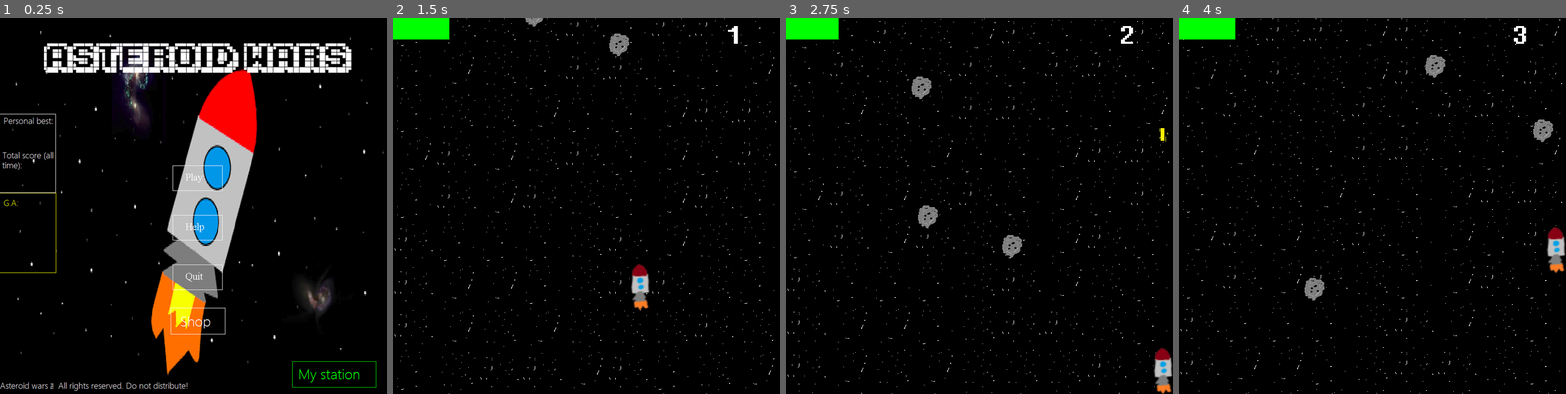
Above: before the commit, frames 1-4 (left to right).
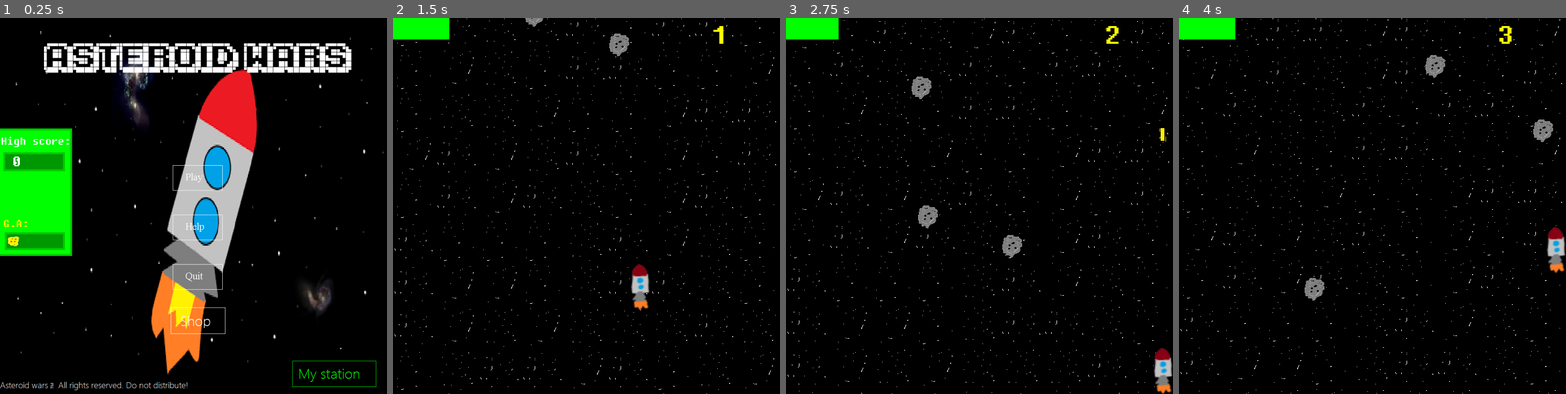
Above: after the commit, the same moments.

Repository: muhdsalm/AsteroidWars2.0
Game: Godot game, scene res://Scenes/Main Menu.tscn
The game is run twice, just before and just after one commit, with the same random seed, the same clock (stepped at 60 frames per second) and the same inputs.
Inputs (mouse positions are in pixels of both pictures, inside the frame that each line leads up to):
- Up to frame 1 (0.25 s): no input
- Up to frame 2 (1.5 s): click (590, 179) at 0.5 s; hold Right (Right) from 1.28 s (still down); hold R from 1.28 s (still down)
- Up to frame 3 (2.75 s): release Right (Right) at 2.03 s; release R at 2.03 s; hold Down (Down) from 2.03 s (still down); tap Space (Fire) at 2.1 s; tap R at 2.3 s
- Up to frame 4 (4 s): release Down (Down) at 2.78 s; hold Right (Right) 2.78-3.53 s; hold R 2.78-3.53 s; hold Up (Up) from 3.53 s (still down); tap R at 3.6 s

The runs differ from the first frame. In frame 1, 12% of the frame differs, in the area x 0-100%, y 3-100%; in frame 2, 0.1%; in frame 3, 0.2%; in frame 4, 0.2%.

Commit message:
Added Jupiter
> Toggleable FPS
> Added game Icon (for windows)
> Added start screen (prev. godot start screen)
> Added Jupiter
> Enhanced counting code (for game over)
> Some Bug Fixes

> Added settings screen to pause
> Added high score to main menu

Diff:
--- a/V4/Assets/Asteroid.gd
+++ b/V4/Assets/Asteroid.gd
@@ -5,12 +5,9 @@
 # var a = 2
 # var b = "text"
 var collision
-var speed = 300
 
 # Called when the node enters the scene tree for the first time.
 func _ready():
-
-	speed += int(PointSystem.points / 100) * 100
 	PointSystem.spawnDelay = 1000 - int(PointSystem.points / 100)
 
 
@@ -19,7 +16,7 @@
 #	pass
 
 func _physics_process(delta):
-	move_and_slide(Vector2.DOWN * speed)
+	move_and_slide(Vector2.DOWN * PointSystem.asteroidSpeed)
 
 
 	if position.y > 700:
--- a/V4/Assets/Default Rocket.gd
+++ b/V4/Assets/Default Rocket.gd
@@ -57,4 +57,5 @@
 
 func _on_Area2D_body_entered(body):
 
+	MusicAutoLoad.StopMusic()
 	get_tree().change_scene("res://Scenes/GameOver.tscn")
--- a/V4/Assets/Default Rocket.tscn
+++ b/V4/Assets/Default Rocket.tscn
@@ -18,6 +18,7 @@
 
 [node name="Area2D" type="Area2D" parent="."]
 pause_mode = 2
+scale = Vector2( 1.01, 1.01 )
 collision_layer = 4
 collision_mask = 4
 
--- /dev/null
+++ b/V4/Assets/Jupiter.gd
@@ -0,0 +1,48 @@
+extends KinematicBody2D
+
+
+# Declare member variables here. Examples:
+# var a = 2
+# var b = "text"
+var life = 20
+
+
+# Called when the node enters the scene tree for the first time.
+func _ready():
+	pass # Replace with function body.
+
+
+# Called every frame. 'delta' is the elapsed time since the previous frame.
+func _physics_process(delta):
+	move_and_slide(Vector2.DOWN * 10)
+	$LifeBar.position.y -= 0.15
+	if life == 20:
+		$LifeBar.texture = load("res://res/bosses/boss health bars/jupiter/jupiter.health.100%.png")
+	elif life > 17:
+		$LifeBar.texture = load("res://res/bosses/boss health bars/jupiter/jupiter.health.85%.png")
+	elif life > 15:
+		$LifeBar.texture = load("res://res/bosses/boss health bars/jupiter/jupiter.health.75%.png")
+	elif life > 12:
+		$LifeBar.texture = load("res://res/bosses/boss health bars/jupiter/jupiter.health.60%.png")
+	elif life > 10:
+		$LifeBar.texture = load("res://res/bosses/boss health bars/jupiter/jupiter.health.50%.png")
+	elif life > 6:
+		$LifeBar.texture = load("res://res/bosses/boss health bars/jupiter/jupiter.health.30%.png")
+	elif life > 5:
+		$LifeBar.texture = load("res://res/bosses/boss health bars/jupiter/jupiter.health.25%.png")
+	elif life > 2:
+		$LifeBar.texture = load("res://res/bosses/boss health bars/jupiter/jupiter.health.10%.png")
+
+
+	if life <= 0:
+		PointSystem.bossIsOnTheScene = false
+		print("me dead xD")
+		MusicAutoLoad.StartAfterJupiterMusic()
+		queue_free()
+
+
+func _on_Area2D_body_entered(body):
+	life -= 1
+	PointSystem.points += 15
+	print("Life minused")
+	print(life)
--- /dev/null
+++ b/V4/Assets/Jupiter.tscn
@@ -0,0 +1,47 @@
+[gd_scene load_steps=5 format=2]
+
+[ext_resource path="res://res/bosses/jupiter_boss.png" type="Texture" id=1]
+[ext_resource path="res://Assets/Jupiter.gd" type="Script" id=2]
+[ext_resource path="res://res/bosses/boss health bars/jupiter/jupiter.health.100%.png" type="Texture" id=3]
+
+[sub_resource type="CircleShape2D" id=1]
+radius = 96.1301
+
+[node name="Jupiter" type="KinematicBody2D"]
+collision_layer = 4
+collision_mask = 4
+script = ExtResource( 2 )
+
+[node name="Sprite" type="Sprite" parent="."]
+position = Vector2( 360, -250 )
+scale = Vector2( 3, 3 )
+z_index = 1
+texture = ExtResource( 1 )
+
+[node name="CollisionShape2D" type="CollisionShape2D" parent="."]
+position = Vector2( 344, -277 )
+scale = Vector2( 3.01, 3.01 )
+shape = SubResource( 1 )
+
+[node name="DamageIdentifier" type="ColorRect" parent="."]
+margin_left = 61.0
+margin_top = -554.0
+margin_right = 634.0
+margin_bottom = -2.0
+color = Color( 1, 0, 0, 0 )
+
+[node name="Area2D" type="Area2D" parent="."]
+collision_layer = 2
+collision_mask = 2
+
+[node name="CollisionShape2D" type="CollisionShape2D" parent="Area2D"]
+position = Vector2( 344, -277 )
+scale = Vector2( 3, 3 )
+shape = SubResource( 1 )
+
+[node name="LifeBar" type="Sprite" parent="."]
+position = Vector2( 356, 620 )
+z_index = 1
+texture = ExtResource( 3 )
+
+[connection signal="body_entered" from="Area2D" to="." method="_on_Area2D_body_entered"]
--- a/V4/AutoLoads/MusicAutoLoad.gd
+++ b/V4/AutoLoads/MusicAutoLoad.gd
@@ -9,6 +9,9 @@
 var music_volume = 0
 var sound = true
 
+var in_game_music_before_jupiter_dies = load("res://res/sound/in-game.music.before-jupiter-boss-fight.ogg")
+var MusicIsRunning = false
+
 # Called when the node enters the scene tree for the first time.
 func _ready():
 	pass # Replace with function body.
@@ -16,11 +19,11 @@
 
 # Called every frame. 'delta' is the elapsed time since the previous frame.
 func _process(delta):
-	print(sound)
 	$MenuMusic.volume_db = music_volume
+	$JukeBox.volume_db = MusicAutoLoad.music_volume
 	if music_volume == -35:
 		$MenuMusic.volume_db = -100
-	print($MenuMusic.volume_db)
+
 
 func StartMusic():
 	$MenuMusic.stream = menu_music
@@ -28,6 +31,9 @@
 	menu_music_playing = true
 func StopMusic():
 	$MenuMusic.stop()
+	$JukeBox.pause_mode =Node.PAUSE_MODE_STOP
+func PlayMusic():
+	$JukeBox.pause_mode = Node.PAUSE_MODE_PROCESS
 	menu_music_playing = false
 func keep_music_looping():
 	if $MenuMusic.playing == false:
@@ -36,3 +42,14 @@
 func Click():
 	if sound:
 		$Click.play()
+func StartInGameMusic():
+	MusicIsRunning = false
+	$JukeBox.stop()
+	if !MusicIsRunning:
+		$JukeBox.stream = in_game_music_before_jupiter_dies
+		$JukeBox.play()
+		MusicIsRunning = true
+func StartAfterJupiterMusic():
+	$JukeBox.stop()
+	$JukeBox.stream = load("res://res/sound/AFTER boss fight music/in-game.boss-fight.after-jupiter.music.mp3")
+	$JukeBox.play()
--- a/V4/AutoLoads/MusicAutoLoad.tscn
+++ b/V4/AutoLoads/MusicAutoLoad.tscn
@@ -10,3 +10,5 @@
 
 [node name="Click" type="AudioStreamPlayer" parent="."]
 stream = ExtResource( 2 )
+
+[node name="JukeBox" type="AudioStreamPlayer" parent="."]
--- /dev/null
+++ b/V4/AutoLoads/PerformanceMonitor.gd
@@ -0,0 +1,22 @@
+extends Control
+
+
+# Declare member variables here. Examples:
+# var a = 2
+# var b = "text"
+var FPSShown = false
+
+
+# Called when the node enters the scene tree for the first time.
+func _ready():
+	pass # Replace with function body.
+
+
+# Called every frame. 'delta' is the elapsed time since the previous frame.
+func _process(delta):
+	$Node2D/FPS.text = String(Engine.get_frames_per_second())
+
+	if FPSShown:
+		$Node2D/FPS.visible = true
+	elif !FPSShown:
+		$Node2D/FPS.visible = false
--- /dev/null
+++ b/V4/AutoLoads/PerformanceMonitor.tscn
@@ -0,0 +1,24 @@
+[gd_scene load_steps=4 format=2]
+
+[ext_resource path="res://res/fonts/fixedsys.ttf" type="DynamicFontData" id=1]
+[ext_resource path="res://AutoLoads/PerformanceMonitor.gd" type="Script" id=2]
+
+[sub_resource type="DynamicFont" id=1]
+size = 32
+font_data = ExtResource( 1 )
+
+[node name="PerformanceMonitor" type="Control"]
+anchor_right = 1.0
+anchor_bottom = 1.0
+script = ExtResource( 2 )
+
+[node name="Node2D" type="Node2D" parent="."]
+z_index = 10
+
+[node name="FPS" type="Label" parent="Node2D"]
+margin_left = 661.0
+margin_top = 656.0
+margin_right = 701.0
+margin_bottom = 688.0
+custom_fonts/font = SubResource( 1 )
+text = "0"
--- a/V4/AutoLoads/PointSystem.gd
+++ b/V4/AutoLoads/PointSystem.gd
@@ -9,6 +9,9 @@
 var spawnDelay = 1000
 var bestScore = 0
 var asteroidsDefeated = 0
+var bossIsOnTheScene = false
+var asteroidSpeed = 300
+var asteroidIncrementer = 1
 
 # Called when the node enters the scene tree for the first time.
 func _ready():
@@ -16,5 +19,13 @@
 
 
 # Called every frame. 'delta' is the elapsed time since the previous frame.
-#func _process(delta):
-#	pass
+func _process(delta):
+	if (points - 300) / asteroidIncrementer >= 100:
+		asteroidSpeed += 100
+		asteroidIncrementer += 1
+		#print(asteroidIncrementer)
+	print(asteroidSpeed)
+func resetSpeed():
+	asteroidSpeed = 300
+	asteroidIncrementer = 1
+	print("reset")
--- a/V4/Scenes/GameOver.gd
+++ b/V4/Scenes/GameOver.gd
@@ -7,6 +7,7 @@
 var tempCurrentScore = 0
 var tempCurrentBestScore = 0
 var tempCurrentAsteroidsDefeated = 0
+var pointsleft = 0
 
 
 # Called when the node enters the scene tree for the first time.
@@ -15,6 +16,8 @@
 	if MusicAutoLoad.sound:
 		$CrashSound.play()
 
+	MusicAutoLoad.StopMusic()
+
 	if PointSystem.points > PointSystem.bestScore:
 		PointSystem.bestScore = PointSystem.points
 
@@ -22,6 +25,7 @@
 	print(PointSystem.points)
 	print(PointSystem.bestScore)
 	print(PointSystem.asteroidsDefeated)
+	pointsleft = PointSystem.points
 
 
 # Called every frame. 'delta' is the elapsed time since the previous frame.
@@ -30,34 +34,57 @@
 	$BestScore.text = String(tempCurrentBestScore)
 	$AsteroidsDefeated.text = String(tempCurrentAsteroidsDefeated)
 
-	if PointSystem.points < 100:
+	if pointsleft < 100:
+		pointsleft-=1
 		if tempCurrentScore < PointSystem.points:
 			tempCurrentScore += 1
 		elif tempCurrentBestScore < PointSystem.bestScore:
 			tempCurrentBestScore += 1
 		elif tempCurrentAsteroidsDefeated < PointSystem.asteroidsDefeated:
 			tempCurrentAsteroidsDefeated += 1
-	elif PointSystem.points < 200:
+	elif pointsleft < 200:
+		pointsleft-=2
 		if tempCurrentScore < PointSystem.points:
 			tempCurrentScore += 2
 		elif tempCurrentBestScore < PointSystem.bestScore:
 			tempCurrentBestScore += 2
 		elif tempCurrentAsteroidsDefeated < PointSystem.asteroidsDefeated:
-			tempCurrentAsteroidsDefeated += 2
-	if PointSystem.points < 500:
+			tempCurrentAsteroidsDefeated += 1
+	if pointsleft < 500:
+		pointsleft-=5
 		if tempCurrentScore < PointSystem.points:
 			tempCurrentScore += 5
 		elif tempCurrentBestScore < PointSystem.bestScore:
 			tempCurrentBestScore += 5
 		elif tempCurrentAsteroidsDefeated < PointSystem.asteroidsDefeated:
-			tempCurrentAsteroidsDefeated += 5
-	else:
+			tempCurrentAsteroidsDefeated += 1
+	elif pointsleft < 1000:
+		pointsleft-=10
 		if tempCurrentScore < PointSystem.points:
 			tempCurrentScore += 10
 		elif tempCurrentBestScore < PointSystem.bestScore:
 			tempCurrentBestScore += 10
 		elif tempCurrentAsteroidsDefeated < PointSystem.asteroidsDefeated:
-			tempCurrentAsteroidsDefeated += 10
+			tempCurrentAsteroidsDefeated += 1
+	elif pointsleft < 5000:
+		pointsleft-=100
+		if tempCurrentScore < PointSystem.points:
+			tempCurrentScore += 100
+		elif tempCurrentBestScore < PointSystem.bestScore:
+			tempCurrentBestScore += 100
+		elif tempCurrentAsteroidsDefeated < PointSystem.asteroidsDefeated:
+			tempCurrentAsteroidsDefeated += 1
+	else:
+		pointsleft-=1000
+		if tempCurrentScore < PointSystem.points:
+			tempCurrentScore += 1000
+		elif tempCurrentBestScore < PointSystem.bestScore:
+			tempCurrentBestScore += 1000
+		elif tempCurrentAsteroidsDefeated < PointSystem.asteroidsDefeated:
+			tempCurrentAsteroidsDefeated += 1
+
+	if pointsleft <= 0:
+		pointsleft = PointSystem.bestScore
 
 
 func _on_Button_button_down():
@@ -67,6 +94,7 @@
 	PointSystem.points = 0
 	PointSystem.asteroidsDefeated = 0
 	PointSystem.spawnDelay = 1000
+	PointSystem.resetSpeed()
 	get_tree().change_scene("res://Scenes/Man Scene.tscn")
 
 func _input(event):
@@ -75,4 +103,5 @@
 		PointSystem.points = 0
 		PointSystem.asteroidsDefeated = 0
 		PointSystem.spawnDelay = 1000
+		PointSystem.resetSpeed()
 		get_tree().change_scene("res://Scenes/Man Scene.tscn")
--- a/V4/Scenes/Help_Settings.tscn
+++ b/V4/Scenes/Help_Settings.tscn
@@ -16,6 +16,10 @@
 [sub_resource type="StyleBoxEmpty" id=1]
 
 [sub_resource type="DynamicFont" id=6]
+size = 32
+font_data = ExtResource( 3 )
+
+[sub_resource type="DynamicFont" id=7]
 size = 32
 font_data = ExtResource( 3 )
 
@@ -121,6 +125,20 @@
 custom_fonts/font = SubResource( 6 )
 text = "Sound:"
 
+[node name="ShowFPS" type="CheckButton" parent="VolumeSettings"]
+margin_left = 141.0
+margin_top = 340.0
+margin_right = 217.0
+margin_bottom = 380.0
+
+[node name="ShowFPSLabel" type="Label" parent="VolumeSettings"]
+margin_left = 153.0
+margin_top = 296.0
+margin_right = 297.0
+margin_bottom = 328.0
+custom_fonts/font = SubResource( 7 )
+text = "Show FPS:"
+
 [connection signal="button_down" from="ControlsButton" to="." method="_on_ControlsButton_button_down"]
 [connection signal="button_down" from="SettingsButton" to="." method="_on_SettingsButton_pressed"]
 [connection signal="pressed" from="SettingsButton" to="." method="_on_SettingsButton_pressed"]
--- a/V4/Scenes/Main Menu.gd
+++ b/V4/Scenes/Main Menu.gd
@@ -11,6 +11,7 @@
 
 	if !(MusicAutoLoad.menu_music_playing):
 		MusicAutoLoad.StartMusic()
+	$HighScoreLevel.text = String(PointSystem.bestScore)
 
 
 # Called every frame. 'delta' is the elapsed time since the previous frame.
--- a/V4/Scenes/Main Menu.tscn
+++ b/V4/Scenes/Main Menu.tscn
@@ -1,7 +1,8 @@
-[gd_scene load_steps=8 format=2]
+[gd_scene load_steps=10 format=2]
 
 [ext_resource path="res://res/UI/main_page_small.png" type="Texture" id=1]
 [ext_resource path="res://Scenes/Main Menu.gd" type="Script" id=2]
+[ext_resource path="res://res/fonts/fixedsys.ttf" type="DynamicFontData" id=3]
 
 [sub_resource type="StyleBoxEmpty" id=1]
 
@@ -12,6 +13,10 @@
 [sub_resource type="StyleBoxEmpty" id=4]
 
 [sub_resource type="StyleBoxEmpty" id=5]
+
+[sub_resource type="DynamicFont" id=6]
+size = 32
+font_data = ExtResource( 3 )
 
 [node name="Main Menu" type="Control"]
 anchor_right = 1.0
@@ -86,6 +91,14 @@
 "_edit_use_anchors_": false
 }
 
+[node name="HighScoreLevel" type="Label" parent="."]
+margin_left = 21.0
+margin_top = 250.0
+margin_right = 61.0
+margin_bottom = 282.0
+custom_fonts/font = SubResource( 6 )
+text = "0"
+
 [connection signal="button_down" from="PlayButton" to="." method="_on_PlayButton_pressed"]
 [connection signal="pressed" from="PlayButton" to="." method="_on_PlayButton_pressed"]
 [connection signal="button_down" from="HelpButton" to="." method="_on_HelpButton_pressed"]
--- a/V4/Scenes/Man Scene.gd
+++ b/V4/Scenes/Man Scene.gd
@@ -23,11 +23,15 @@
 
 var spam = 15
 
-var MusicIsRunning = false
+var Jupiter = load("res://Assets/Jupiter.tscn")
+var bosshasspawned = false
 
 
 # Called when the node enters the scene tree for the first time.
 func _ready():
+	MusicAutoLoad.StopMusic()
+	MusicAutoLoad.PlayMusic()
+	$Node2D/Score.add_color_override("font_color", Color(1,1,0,1))
 	for i in range(10):
 		backgrounds.append([])
 		for j in range(10):
@@ -36,12 +40,7 @@
 			add_child(backgrounds[i][j])
 			backgrounds[i][j].position = Vector2(i * 80, (j - 1) * 80)
 
-	MusicAutoLoad.StopMusic()
-
-	if !MusicIsRunning:
-		$JukeBox.stream = in_game_music_before_jupiter_dies
-		$JukeBox.play()
-		MusicIsRunning = true
+	MusicAutoLoad.StartInGameMusic()
 	rng.randomize()
 	randomPosition = rng.randi_range(0, 700)
 
@@ -49,23 +48,29 @@
 # Called every frame. 'delta' is the elapsed time since the previous frame.
 func _physics_process(delta):
 
-	$JukeBox.volume_db = MusicAutoLoad.music_volume
+	if PointSystem.points > 1000 and !bosshasspawned:
+		PointSystem.bossIsOnTheScene = true
+		add_child(Jupiter.instance())
+		bosshasspawned = true
 
-	if OS.get_ticks_msec() - then > delay:
 
-		$AsteroidSpawner.position.x = randomPosition
 
-		Asteroids.append(Asteroid)
-		Asteroids[Asteroids.size() - 1] = Asteroids[Asteroids.size() - 1].instance()
-		add_child(Asteroids[Asteroids.size() - 1])
-		Asteroids[Asteroids.size() - 1].position.x  = $AsteroidSpawner.position.x
-		Asteroids[Asteroids.size() - 1].position.y = $AsteroidSpawner.position.y
+	if !PointSystem.bossIsOnTheScene:
+		if OS.get_ticks_msec() - then > delay:
 
-		delay = rng.randi_range(1, PointSystem.spawnDelay)
-		then = OS.get_ticks_msec()
-		randomPosition = rng.randi_range(0, 700)
+			$AsteroidSpawner.position.x = randomPosition
 
-	$Score.text = String(PointSystem.points)
+			Asteroids.append(Asteroid)
+			Asteroids[Asteroids.size() - 1] = Asteroids[Asteroids.size() - 1].instance()
+			add_child(Asteroids[Asteroids.size() - 1])
+			Asteroids[Asteroids.size() - 1].position.x  = $AsteroidSpawner.position.x
+			Asteroids[Asteroids.size() - 1].position.y = $AsteroidSpawner.position.y
+
+			delay = rng.randi_range(1, PointSystem.spawnDelay)
+			then = OS.get_ticks_msec()
+			randomPosition = rng.randi_range(0, 700)
+
+	$Node2D/Score.text = String(PointSystem.points)
 
 	if OS.get_unix_time()-ScorePrevTime >= 1:
 		PointSystem.points+=1
@@ -100,5 +105,6 @@
 
 	if event.is_action_pressed("Pause"):
 
+		MusicAutoLoad.StopMusic()
 		get_tree().paused = true
 		add_child(PauseMenu.instance())
--- a/V4/Scenes/Man Scene.tscn
+++ b/V4/Scenes/Man Scene.tscn
@@ -22,15 +22,6 @@
 position = Vector2( 0, -50 )
 script = ExtResource( 3 )
 
-[node name="Score" type="Label" parent="."]
-margin_left = 620.0
-margin_top = -1.0
-margin_right = 680.0
-margin_bottom = 124.0
-custom_fonts/font = SubResource( 1 )
-text = "10
-"
-
 [node name="Node2D" type="Node2D" parent="."]
 z_index = 1
 
@@ -38,3 +29,11 @@
 margin_right = 100.0
 margin_bottom = 40.0
 color = Color( 0, 1, 0, 1 )
+
+[node name="Score" type="Label" parent="Node2D"]
+margin_left = 593.0
+margin_top = -1.0
+margin_right = 680.0
+margin_bottom = 124.0
+custom_fonts/font = SubResource( 1 )
+text = "10"
--- a/V4/Scenes/Pause.gd
+++ b/V4/Scenes/Pause.gd
@@ -4,36 +4,33 @@
 # Declare member variables here. Examples:
 # var a = 2
 # var b = "text"
-
+var SettingsButton: PackedScene = load("res://Scenes/PauseMenuSettings.tscn")
 
 # Called when the node enters the scene tree for the first time.
 func _ready():
-	pass # Replace with function body.
+	MusicAutoLoad.StopMusic()
 
 
 # Called every frame. 'delta' is the elapsed time since the previous frame.
-func _process(delta):
-
-	if Input.is_key_pressed(KEY_P):
-		$Node2D.visible = false
-
 
 func _on_Resume_button_down():
 	get_tree().paused = false
 
 	MusicAutoLoad.Click()
+	MusicAutoLoad.PlayMusic()
 	queue_free()
 	MusicAutoLoad.StopMusic()
 
 
 func _on_Settings_button_down():
 
-	MusicAutoLoad.Click()
-	$Node2D.visible = true
+	add_child(SettingsButton.instance())
+
 
 
 func _on_LeaveGame_button_down():
 
+	MusicAutoLoad.StopMusic()
 	MusicAutoLoad.Click()
 	get_tree().paused = false
 	get_tree().change_scene("res://Scenes/Main Menu.tscn")
--- a/V4/Scenes/Pause.tscn
+++ b/V4/Scenes/Pause.tscn
@@ -1,9 +1,7 @@
-[gd_scene load_steps=11 format=2]
+[gd_scene load_steps=8 format=2]
 
 [ext_resource path="res://res/UI/pause_menu_page_small.png" type="Texture" id=1]
 [ext_resource path="res://Scenes/Pause.gd" type="Script" id=2]
-[ext_resource path="res://res/fonts/fixedsys.ttf" type="DynamicFontData" id=3]
-[ext_resource path="res://Scenes/Help_Settings.tscn" type="PackedScene" id=4]
 
 [sub_resource type="StyleBoxEmpty" id=1]
 
@@ -14,10 +12,6 @@
 [sub_resource type="StyleBoxEmpty" id=4]
 
 [sub_resource type="StyleBoxEmpty" id=5]
-
-[sub_resource type="DynamicFont" id=6]
-size = 25
-font_data = ExtResource( 3 )
 
 [node name="Pause" type="Control"]
 pause_mode = 2
@@ -63,22 +57,6 @@
 custom_styles/disabled = SubResource( 4 )
 custom_styles/normal = SubResource( 5 )
 
-[node name="Node2D" type="Node2D" parent="."]
-visible = false
-z_index = 2
-
-[node name="Controls" parent="Node2D" instance=ExtResource( 4 )]
-
-[node name="ReturnLabel" type="Label" parent="Node2D"]
-margin_left = -2.0
-margin_top = 589.0
-margin_right = 874.0
-margin_bottom = 691.0
-custom_fonts/font = SubResource( 6 )
-text = "If you want want go back to the pause screen, press 'P'.
-
-If you change the menu, your progress will be lost"
-
 [connection signal="button_down" from="Resume" to="." method="_on_Resume_button_down"]
 [connection signal="button_down" from="Settings" to="." method="_on_Settings_button_down"]
 [connection signal="button_down" from="LeaveGame" to="." method="_on_LeaveGame_button_down"]
--- /dev/null
+++ b/V4/Scenes/PauseMenuSettings.gd
@@ -0,0 +1,25 @@
+extends Control
+
+
+# Declare member variables here. Examples:
+# var a = 2
+# var b = "text"
+
+
+# Called when the node enters the scene tree for the first time.
+func _ready():
+	$Node2D/MusicSlider.value = MusicAutoLoad.music_volume
+	$Node2D/Sound.pressed = MusicAutoLoad.sound
+	$Node2D/ShowFPS.pressed = PerformanceMonitor.FPSShown
+
+
+# Called every frame. 'delta' is the elapsed time since the previous frame.
+func _process(delta):
+	MusicAutoLoad.music_volume = $Node2D/MusicSlider.value
+	MusicAutoLoad.sound = $Node2D/Sound.pressed
+	PerformanceMonitor.FPSShown = $Node2D/ShowFPS.pressed
+	$Node2D/MusicSlider/Volume.text = String(int( 100 - (($Node2D/MusicSlider.value / -1) / 0.35)))
+
+
+func _on_LeaveButton_button_down():
+	queue_free()
--- /dev/null
+++ b/V4/Scenes/PauseMenuSettings.tscn
@@ -0,0 +1,105 @@
+[gd_scene load_steps=12 format=2]
+
+[ext_resource path="res://res/UI/Help UI/settings_page.pause.direct.png" type="Texture" id=1]
+[ext_resource path="res://res/fonts/fixedsys.ttf" type="DynamicFontData" id=2]
+[ext_resource path="res://Scenes/PauseMenuSettings.gd" type="Script" id=3]
+
+[sub_resource type="DynamicFont" id=1]
+size = 43
+font_data = ExtResource( 2 )
+
+[sub_resource type="DynamicFont" id=2]
+size = 43
+font_data = ExtResource( 2 )
+
+[sub_resource type="StyleBoxEmpty" id=3]
+
+[sub_resource type="StyleBoxEmpty" id=4]
+
+[sub_resource type="StyleBoxEmpty" id=5]
+
+[sub_resource type="StyleBoxEmpty" id=6]
+
+[sub_resource type="StyleBoxEmpty" id=7]
+
+[sub_resource type="DynamicFont" id=8]
+size = 43
+font_data = ExtResource( 2 )
+
+[node name="PauseMenuSettings" type="Control"]
+anchor_right = 1.0
+anchor_bottom = 1.0
+script = ExtResource( 3 )
+
+[node name="Node2D" type="Node2D" parent="."]
+z_index = 1
+
+[node name="SettingsPagepausedirect" type="Sprite" parent="Node2D"]
+texture = ExtResource( 1 )
+centered = false
+
+[node name="MusicSlider" type="HSlider" parent="Node2D"]
+margin_left = 138.0
+margin_top = -2.0
+margin_right = 712.0
+margin_bottom = 240.0
+min_value = -35.0
+max_value = 0.0
+
+[node name="Label" type="Label" parent="Node2D/MusicSlider"]
+margin_left = -132.0
+margin_top = 96.0
+margin_right = 92.0
+margin_bottom = 160.0
+custom_fonts/font = SubResource( 1 )
+text = "Music: "
+
+[node name="Volume" type="Label" parent="Node2D/MusicSlider"]
+margin_left = 502.0
+margin_top = 70.0
+margin_right = 726.0
+margin_bottom = 161.0
+custom_fonts/font = SubResource( 1 )
+text = "0
+"
+
+[node name="Sound" type="CheckButton" parent="Node2D"]
+margin_left = 131.0
+margin_top = 233.0
+margin_right = 207.0
+margin_bottom = 273.0
+
+[node name="Label" type="Label" parent="Node2D/Sound"]
+margin_left = -129.0
+margin_top = -9.0
+margin_right = 24.0
+margin_bottom = 35.0
+custom_fonts/font = SubResource( 2 )
+text = "Sound: "
+
+[node name="LeaveButton" type="Button" parent="Node2D"]
+margin_left = 581.0
+margin_top = 629.0
+margin_right = 719.0
+margin_bottom = 696.0
+custom_styles/hover = SubResource( 3 )
+custom_styles/pressed = SubResource( 4 )
+custom_styles/focus = SubResource( 5 )
+custom_styles/disabled = SubResource( 6 )
+custom_styles/normal = SubResource( 7 )
+
+[node name="ShowFPS" type="CheckButton" parent="Node2D"]
+margin_left = 503.0
+margin_top = 228.0
+margin_right = 579.0
+margin_bottom = 268.0
+
+[node name="Label" type="Label" parent="Node2D/ShowFPS"]
+margin_left = -225.0
+margin_top = -5.0
+margin_right = -6.0
+margin_bottom = 39.0
+custom_fonts/font = SubResource( 8 )
+text = "Show FPS: "
+
+[connection signal="button_down" from="Node2D/LeaveButton" to="." method="_on_LeaveButton_button_down"]
--- a/V4/Scenes/VolumeSettings.gd
+++ b/V4/Scenes/VolumeSettings.gd
@@ -10,6 +10,7 @@
 func _ready():
 	$VolumeSlider.value = MusicAutoLoad.music_volume
 	$SoundIsOn.pressed = MusicAutoLoad.sound
+	$ShowFPS.pressed = PerformanceMonitor.FPSShown
 
 
 # Called every frame. 'delta' is the elapsed time since the previous frame.
@@ -17,3 +18,4 @@
 	MusicAutoLoad.music_volume = $VolumeSlider.value
 	MusicAutoLoad.sound = $SoundIsOn.pressed
 	$MusicVolume.text = String(int( 100 - (($VolumeSlider.value / -1) / 0.35)))
+	PerformanceMonitor.FPSShown = $ShowFPS.pressed
--- a/V4/project.godot
+++ b/V4/project.godot
@@ -12,14 +12,17 @@
 
 config/name="Asteroid Wars"
 run/main_scene="res://Scenes/Main Menu.tscn"
-boot_splash/image="res://res/Colors/Black.png"
+config/use_custom_user_dir=true
+boot_splash/image="res://res/Intro for opening game/Intro.png"
 boot_splash/bg_color=Color( 0, 0, 0, 1 )
-config/icon="res://icon.png"
+config/icon="res://res/icon.png"
+config/windows_native_icon="res://res/icon.ico"
 
 [autoload]
 
 MusicAutoLoad="*res://AutoLoads/MusicAutoLoad.tscn"
 PointSystem="*res://AutoLoads/PointSystem.tscn"
+PerformanceMonitor="*res://AutoLoads/PerformanceMonitor.tscn"
 
 [display]
 
Not shown: 1 places in V4/Scenes/Help_Settings.tscn that only renumber resources
Not shown, changed: V4/export_presets.cfg
Binary file added: V4/res/FX/power-up.asteroid.sweep.effect.movement.gif
Binary file added: V4/res/FX/rocket.game-over.explosion.crash.gif
Binary file added: V4/res/Intro for opening game/Intro.png
Not shown, added: V4/res/Intro for opening game/Intro.png.import
Binary file added: V4/res/Screenshot from 2022-03-21 17-15-37.png
Not shown, added: V4/res/Screenshot from 2022-03-21 17-15-37.png.import
Binary file added: V4/res/UI/Help UI/settings_page.pause.direct.png
Not shown, added: V4/res/UI/Help UI/settings_page.pause.direct.png.import
Binary file changed: V4/res/UI/main_page_small.png
Binary file added: V4/res/icon.ico
(and 10 more such lines)
